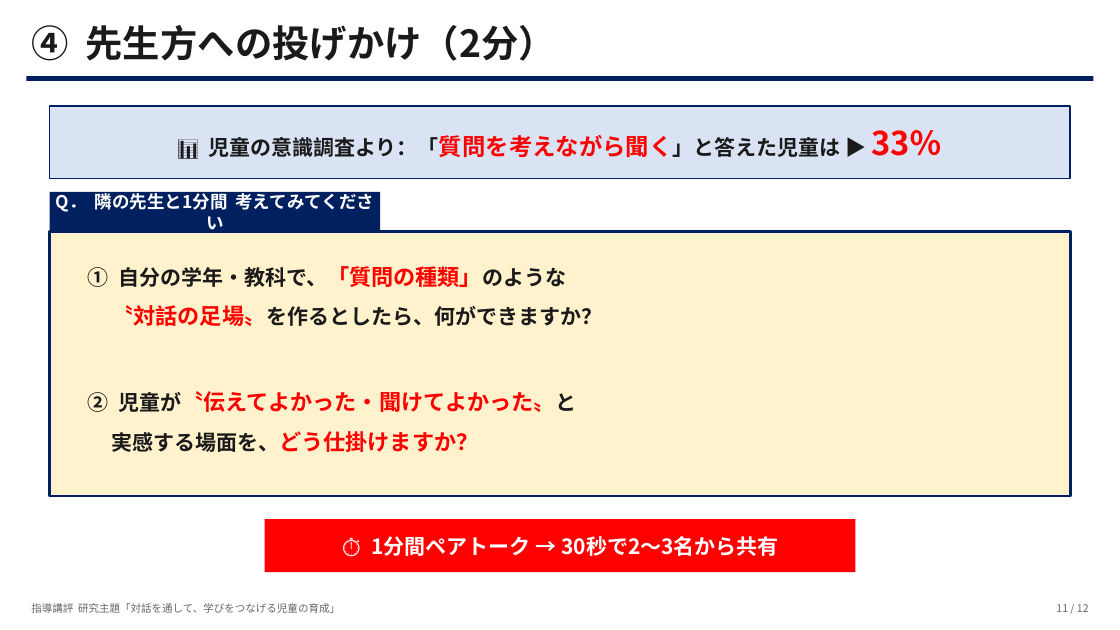
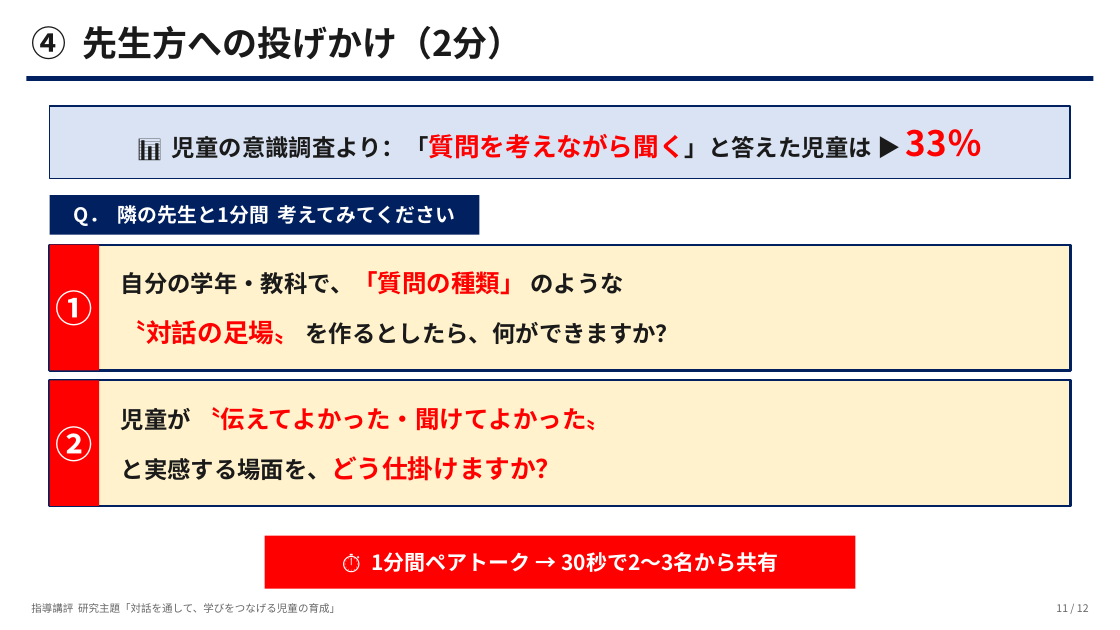
Before and after one commit to contynet730-star/con30, a slide deck: slide 11 of 指導講評_対話を通して学びをつなげる児童.pptx. Drawn at 1120x630 pixels with LibreOffice and Linux fonts; fonts in the diff are those of the drawing. Boxes give left, top, right and bottom in pixels: in the first picture for what was removed or moved away, otherwise in the second. Text is boxed around its words. In the diff, an @@ line names an element or a change of style, - is before the commit and + after.

```diff
--- a/指導講評_対話を通して学びをつなげる児童.pptx
+++ b/指導講評_対話を通して学びをつなげる児童.pptx
@@ text "④ 先生方への投げかけ（2分）" at (31, 26, 523, 60): size 32 to 30 pt @@
@@ text "📊 児童の意識調査より：「質問を考えながら聞く」と答えた児童は ▶ 33％" at (172, 129, 982, 159): size 18 to 20 pt in "📊 児童の意識調査より：「質問を考えながら聞く」と答えた児童は ▶"; size 20 to 22 pt in "児童の意識調査より：「質問を考えながら聞く」と答えた児童は"; size 28 to 30 pt in "33％" @@
@@ text "Q． 隣の先生と1分間 考えてみてください" at (74, 205, 455, 226): size 15 to 17 pt @@
@@ rectangle: place and size @@
-rectangle at (50, 192, 381, 231)
+rectangle at (50, 195, 480, 234)
@@ rectangle: place and size @@
-rectangle at (50, 232, 1070, 497)
+rectangle at (50, 245, 1070, 371)
@@ rectangle added at (50, 245, 99, 371), fill #FF0000 @@
@@ text added at (56, 290, 93, 326), 32 pt, text #FFFFFF, bold @@
+①
@@ text added at (121, 271, 623, 295), 20 pt, text #1A1A1A, bold @@
+自分の学年・教科で、「質問の種類」 のような
@@ text "〝対話の足場〟 を作るとしたら、何ができますか？" at (121, 320, 679, 345): vertical alignment top to middle @@
@@ text at (121, 320, 679, 345): text changed; size 18 to 20 pt @@
-① 自分の学年・教科で、「質問の種類」のような
-〝対話の足場〟を作るとしたら、何ができますか？
+〝対話の足場〟 を作るとしたら、何ができますか？
@@ rectangle added at (50, 381, 1070, 507), fill #FFF2CC, outline #002060 2 pt @@
@@ rectangle added at (50, 381, 99, 507), fill #FF0000 @@
@@ text "児童が 〝伝えてよかった・聞けてよかった〟" at (121, 407, 611, 431): vertical alignment top to middle @@
@@ text at (121, 407, 611, 431): text changed; size 19 to 21 pt @@
-② 児童が〝伝えてよかった・聞けてよかった〟と
-実感する場面を、どう仕掛けますか？
+児童が 〝伝えてよかった・聞けてよかった〟
@@ text added at (56, 426, 93, 462), 32 pt, text #FFFFFF, bold @@
+②
@@ text added at (121, 456, 562, 481), 20 pt, text #1A1A1A, bold @@
+と実感する場面を、どう仕掛けますか？
@@ text "⏱ 1分間ペアトーク → 30秒で2～3名から共有": place and size @@
-text "⏱ 1分間ペアトーク → 30秒で2～3名から共有" at (561, 536, 779, 556)
+text "⏱ 1分間ペアトーク → 30秒で2～3名から共有" at (561, 552, 779, 572)
@@ rectangle: place and size @@
-rectangle at (265, 519, 856, 572)
+rectangle at (265, 536, 856, 589)
```
Also in this commit, not shown: 11 other slides changed.
